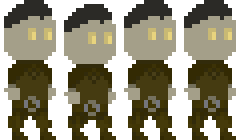
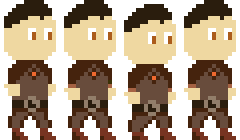
Before/after of a (240, 140) layered artwork. What changed in the layer stack:
painted on "v7" over [4, 0, 236, 140]
